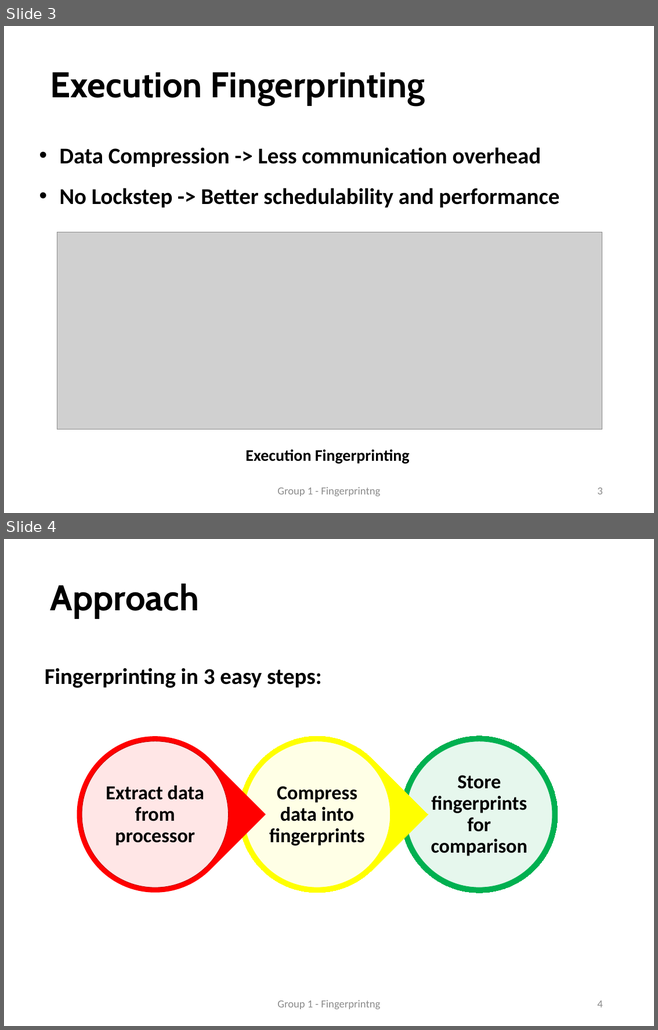
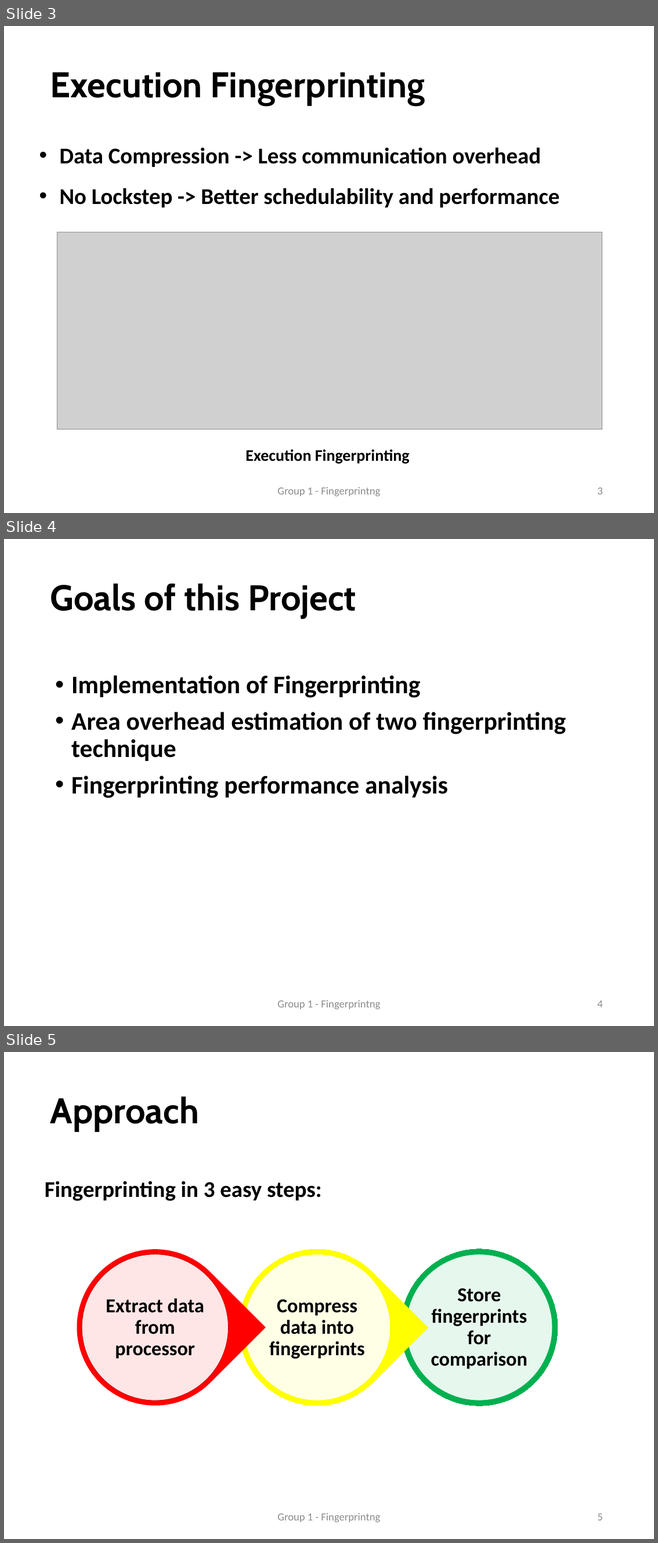
Before and after one commit to faga9267/VLSI---Fingerprinting, a slide deck: presentation/Presentation.pptx. Shown one above the other, each under a label of ours: slides 3 and 4 before the commit, slides 3, 4 and 5 after it. The pictures are 658x1030 and 658x1543 pixels, drawn with LibreOffice and Linux fonts; fonts in the diff are those of the drawing; grey boxes stand for pictures. Boxes give left, top, right and bottom in pixels: in the first picture for what was removed or moved away, otherwise in the second. Text is boxed around its words. In the diff, an @@ line names an element or a change of style, - is before the commit and + after.

```diff
--- a/presentation/Presentation.pptx
+++ b/presentation/Presentation.pptx
@@ slide 4 added at box(4, 539, 654, 1026), background #FFFFFF @@
@@ title added at box(50, 583, 356, 618), 39.6 pt, text #000000, bold @@
+Goals of this Project
@@ text added at box(71, 675, 566, 798), 28 pt, text #000000, bold @@
+• Implementation of Fingerprinting
+• Area overhead estimation of two fingerprinting technique
+• Fingerprinting performance analysis
@@ text added at box(277, 1000, 380, 1009), 12 pt, text #8C8C8C @@
+Group 1 - Fingerprintng
@@ page number added at box(597, 1001, 602, 1008), 12 pt, text #8C8C8C @@
+4
@@ what was slide 4 is now slide 5 @@
@@ page number at box(597, 1514, 602, 1521): text changed @@
-4
+5
```
Also in this commit, not shown: 3 slides changed, 18 other slides added, 9 other files.
